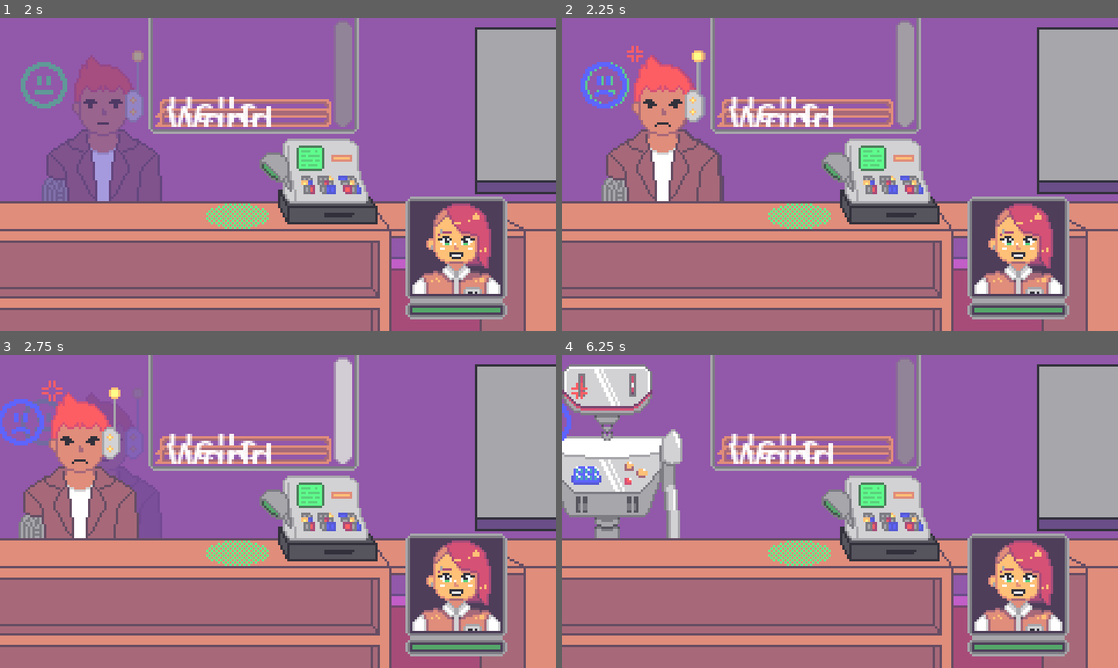
Above: before the commit, frames 1-4 (two rows, left to right).
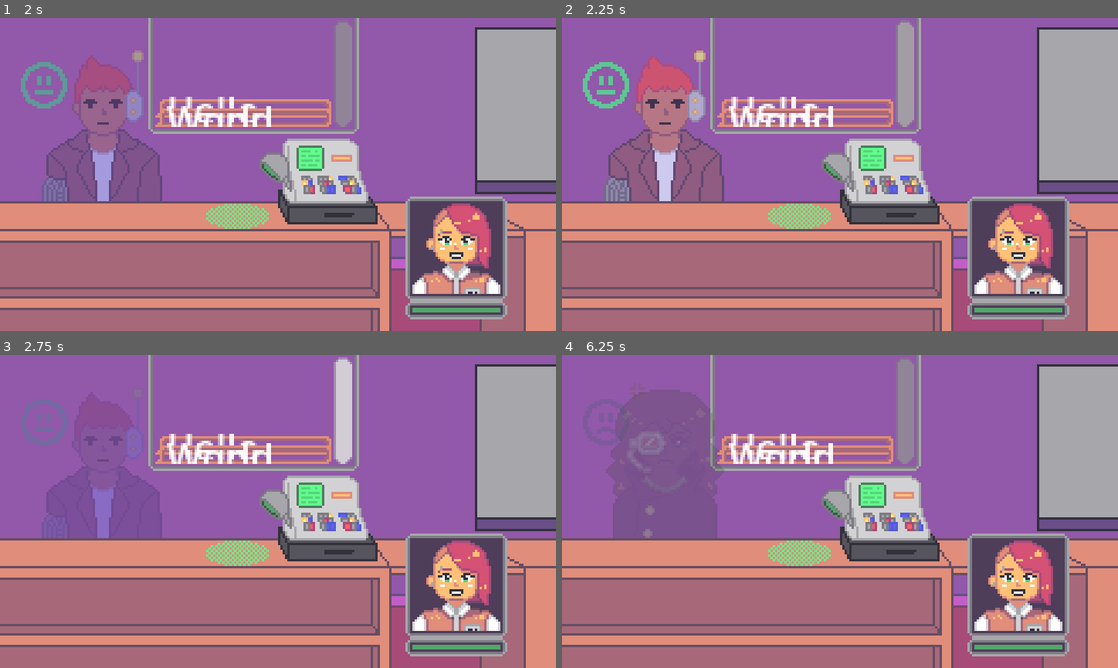
Above: after the commit, the same moments.

Repository: goofanader/ggj-2026
Game: Godot game, scene res://Scenes/Main Scene.tscn
Two runs of this game, one before a commit and one after it. Both use one fixed random seed, a clock stepped at 60 frames per second and the inputs below.
Inputs (mouse positions are in pixels of both pictures, inside the frame that each line leads up to):
- Up to frame 1 (2 s): tap Enter (Spawn New Customer) at 0.5, 1.35 s; move the mouse to (316, 180) at 0.52 s; hold Backspace (Clear Customers) 0.53-1.28 s; click (316, 180) at 0.67 s; tap Space at 1.25 s; move the mouse to (166, 190) at 1.27 s; click (166, 190) at 1.42 s
- Up to frame 2 (2.25 s): move the mouse to (895, 105) at 2.02 s; hold Backspace (Clear Customers) from 2.03 s (still down); click (895, 105) at 2.17 s
- Up to frame 3 (2.75 s): keep holding Backspace (Clear Customers)
- Up to frame 4 (6.25 s): move the mouse to (812, 574) at 2.77 s; release Backspace (Clear Customers) at 2.78 s; tap Enter (Spawn New Customer) at 2.85, 4.35, 5.85 s; click (812, 574) at 2.92 s; move the mouse to (1006, 558) at 3.52 s; hold Backspace (Clear Customers) 3.53-4.28 s; click (1006, 558) at 3.67 s; move the mouse to (673, 464) at 4.27 s; click (673, 464) at 4.42 s; move the mouse to (867, 511) at 5.02 s; hold Backspace (Clear Customers) 5.03-5.78 s; click (867, 511) at 5.17 s; move the mouse to (756, 433) at 5.77 s; click (756, 433) at 5.92 s

Frame 1 is identical in both runs. In frame 2, 4.6% of the frame differs, in the area x 3-29%, y 8-59%; in frame 3, 7.0%; in frame 4, 13%, in the area x 0-30%, y 2-59%.

Commit message:
adjust audio levels

Diff:
--- a/Scenes/Item.tscn
+++ b/Scenes/Item.tscn
@@ -24,11 +24,11 @@
 
 [node name="Pickup" type="AudioStreamPlayer" parent="." unique_id=449928595]
 stream = ExtResource("3_08o4a")
-volume_db = -10.0
+volume_db = -15.0
 
 [node name="Drop" type="AudioStreamPlayer" parent="." unique_id=814969455]
 stream = ExtResource("4_6oc8a")
-volume_db = -10.0
+volume_db = -15.0
 
 [connection signal="area_entered" from="Hitbox" to="." method="_on_hitbox_area_entered"]
 [connection signal="input_event" from="Hitbox" to="." method="_on_hitbox_input_event"]
--- a/Scenes/Main Scene.tscn
+++ b/Scenes/Main Scene.tscn
@@ -39,27 +39,22 @@
 [sub_resource type="Resource" id="Resource_v38rm"]
 script = ExtResource("5_s0c2j")
 audio_track = ExtResource("19_moxyw")
-metadata/_custom_type_script = "uid://bgccdanfxwkna"
 
 [sub_resource type="Resource" id="Resource_fjyh7"]
 script = ExtResource("5_s0c2j")
 audio_track = ExtResource("20_bgl0a")
-metadata/_custom_type_script = "uid://bgccdanfxwkna"
 
 [sub_resource type="Resource" id="Resource_qf2de"]
 script = ExtResource("5_s0c2j")
 audio_track = ExtResource("21_777q4")
-metadata/_custom_type_script = "uid://bgccdanfxwkna"
 
 [sub_resource type="Resource" id="Resource_laryo"]
 script = ExtResource("5_s0c2j")
 audio_track = ExtResource("22_n5ssh")
-metadata/_custom_type_script = "uid://bgccdanfxwkna"
 
 [sub_resource type="Resource" id="Resource_qmgfp"]
 script = ExtResource("5_s0c2j")
 audio_track = ExtResource("23_1n7h2")
-metadata/_custom_type_script = "uid://bgccdanfxwkna"
 
 [node name="Main Scene" type="Node2D" unique_id=125374370 node_paths=PackedStringArray("customer_spawn", "player")]
 script = ExtResource("1_4y6ly")
@@ -129,6 +124,7 @@
 
 [node name="KaChing" type="AudioStreamPlayer" parent="Fg/Register" unique_id=796664077]
 stream = ExtResource("12_5ye1r")
+volume_db = -5.0
 
 [node name="ItemDrops" type="Node2D" parent="Fg" unique_id=1262851053]
 visible = false
--- a/Scripts/customer_scene.gd
+++ b/Scripts/customer_scene.gd
@@ -115,12 +115,16 @@
 	match transition_in:
 		Transitions.Walk:
 			animator.play("Walk In")
+			$Customer_Frame/AudioStreamPlayer2D.volume_db = 0
 		Transitions.Run:
 			animator.play("Run In")
+			$Customer_Frame/AudioStreamPlayer2D.volume_db = 0
 		Transitions.Beam:
 			animator.play("Beam In")
+			$Customer_Frame/AudioStreamPlayer2D.volume_db = -7
 		Transitions.Blink:
 			animator.play("Blink In")
+			$Customer_Frame/AudioStreamPlayer2D.volume_db = 0
 
 var _is_leaving: bool = false
 func leave() -> void:
@@ -130,12 +134,16 @@
 	match transition_in:
 		Transitions.Walk:
 			animator.play("Walk Out")
+			$Customer_Frame/AudioStreamPlayer2D.volume_db = 0
 		Transitions.Run:
 			animator.play("Run Out")
+			$Customer_Frame/AudioStreamPlayer2D.volume_db = 0
 		Transitions.Beam:
 			animator.play("Beam Out")
+			$Customer_Frame/AudioStreamPlayer2D.volume_db = -7
 		Transitions.Blink:
 			animator.play("Blink Out")
+			$Customer_Frame/AudioStreamPlayer2D.volume_db = 0
 
 func damage(value:float) -> void:
 	mood_level -= roundi(value*mood_scale)
--- a/Scripts/main_scene.gd
+++ b/Scripts/main_scene.gd
@@ -62,7 +62,7 @@
 	if customer_nodes.has(customer_node):
 		customer_nodes.erase(customer_node)
 	customer_node.leave()
-	$CustomerTimer.start(randi_range(1,2))
+	$CustomerTimer.start(randi_range(3,4))
 	$WaitTimer.stop()
 	clear_items()
 	print("Bye Felicia")
@@ -124,5 +124,5 @@
 
 
 func _on_wait_timer_timeout() -> void:
-	customer_nodes[0].damage(3)
-	print("Time Passes")
+	customer_nodes[0].damage(2)
+	#print("Time Passes")
